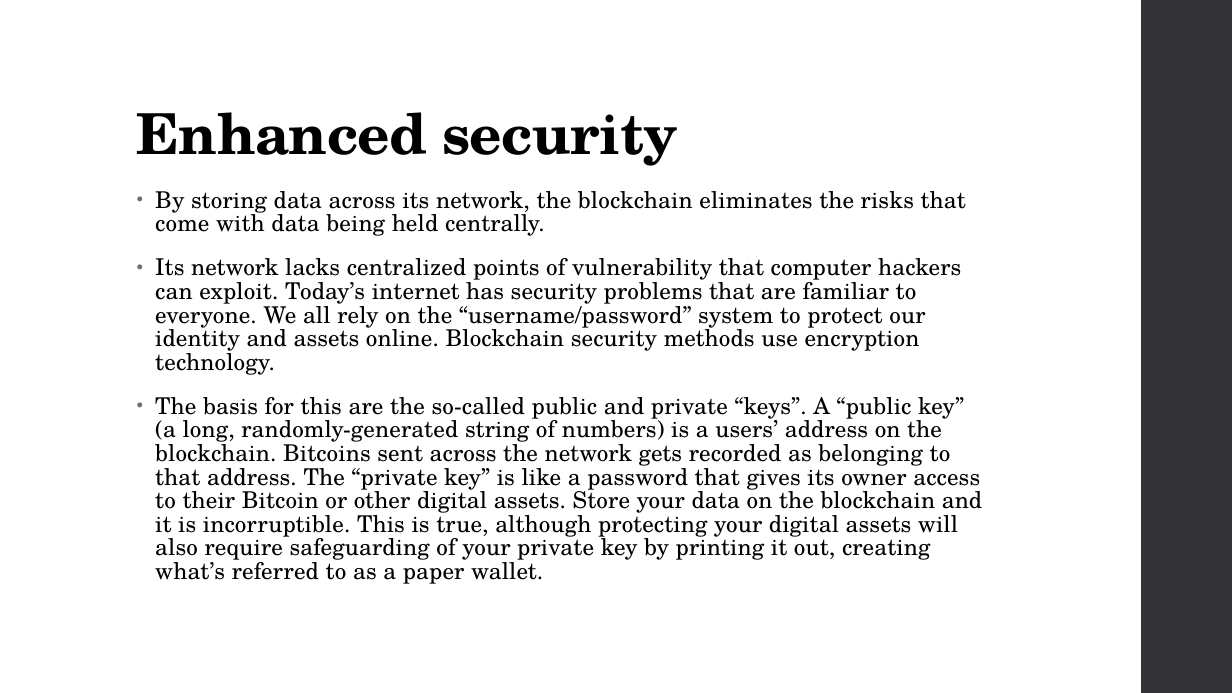
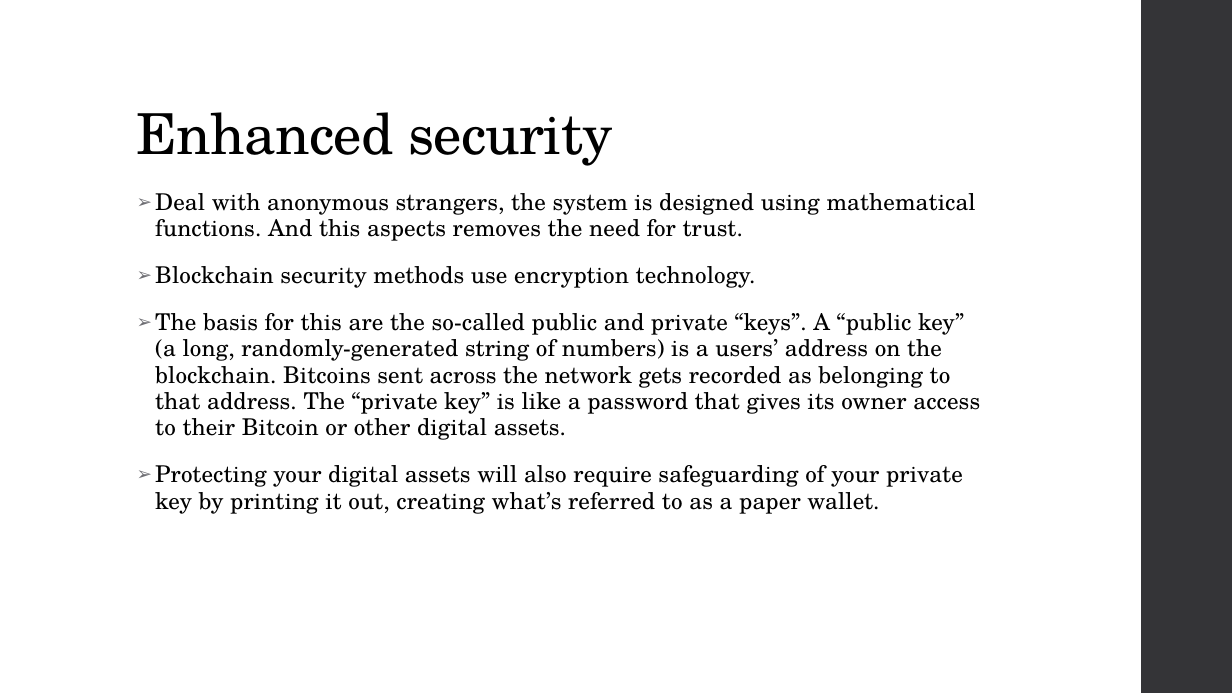
Before and after one commit to niravaga/CS-6650-BSDS-Assignment-3, a slide deck: slide 14 of BlockChain/BlockChain.pptx (slide 17 before the commit). Drawn at 1232x693 pixels with LibreOffice and Linux fonts; fonts in the diff are those of the drawing. Boxes give left, top, right and bottom in pixels: in the first picture for what was removed or moved away, otherwise in the second. Text is boxed around its words. In the diff, an @@ line names an element or a change of style, - is before the commit and + after.

```diff
--- a/BlockChain/BlockChain.pptx
+++ b/BlockChain/BlockChain.pptx
@@ title "Enhanced security" at <box>137,112,613,166</box>: bold off @@
@@ text at <box>155,193,980,514</box>: text changed @@
-• By storing data across its network, the blockchain eliminates the risks that come with data being held centrally.
-• Its network lacks centralized points of vulnerability that computer hackers can exploit. Today’s internet has security problems that are familiar to everyone. We all rely on the “username/password” system to protect our identity and assets online. Blockchain security methods use encryption technology.
-• The basis for this are the so-called public and private “keys”. A “public key” (a long, randomly-generated string of numbers) is a users’ address on the blockchain. Bitcoins sent across the network gets recorded as belonging to that address. The “private key” is like a password that gives its owner access to their Bitcoin or other digital assets. Store your data on the blockchain and it is incorruptible. This is true, although protecting your digital assets will also require safeguarding of your private key by printing it out, creating what’s referred to as a paper wallet.
+➢ Deal with anonymous strangers, the system is designed using mathematical functions. And this aspects removes the need for trust.
+➢ Blockchain security methods use encryption technology.
+➢ The basis for this are the so-called public and private “keys”. A “public key” (a long, randomly-generated string of numbers) is a users’ address on the blockchain. Bitcoins sent across the network gets recorded as belonging to that address. The “private key” is like a password that gives its owner access to their Bitcoin or other digital assets.
+➢ Protecting your digital assets will also require safeguarding of your private key by printing it out, creating what’s referred to as a paper wallet.
```
Also in this commit, not shown: 5 other slides changed, 17 slides added.
